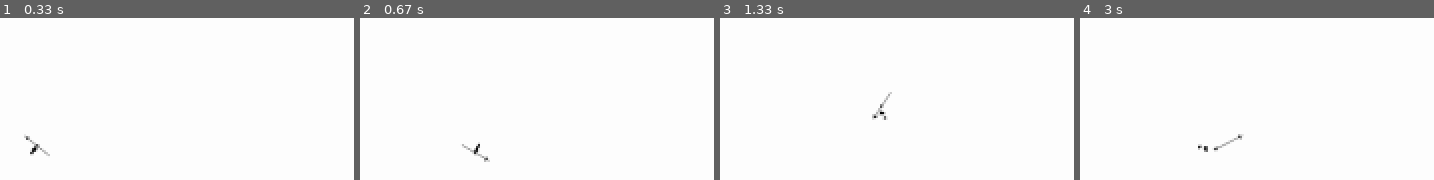
Above: before the commit, frames 1-4 (left to right).
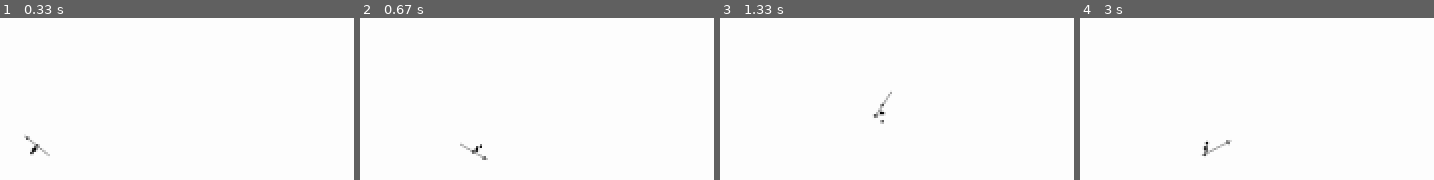
Above: after the commit, the same moments.

Repository: LeBoku/tds
Game: pygame game, started from tds/tds/tds.py
Two runs of this game, one before a commit and one after it. Both use one fixed random seed, a clock stepped at 60 frames per second and the inputs below.
Inputs (mouse positions are in pixels of both pictures, inside the frame that each line leads up to):
- Up to frame 1 (0.33 s): no input
- Up to frame 2 (0.67 s): hold D from 0.33 s (still down); move the mouse to (outside the picture) at 0.37 s
- Up to frame 3 (1.33 s): release D at 0.8 s; click (outside the picture) at 0.88 s; hold W from 1.17 s (still down); click (outside the picture) at 1.25 s
- Up to frame 4 (3 s): release W at 1.47 s; hold D 1.5-1.97 s; click (outside the picture) at 1.58 s; hold A 2-2.53 s; click (outside the picture) at 2.08 s; hold S 2.57-2.87 s; click (outside the picture) at 2.65 s; hold A from 2.9 s (still down); click (outside the picture) at 2.98 s

Frame 1 is identical in both runs. In frame 2, 0.1% of the frame differs, in the area x 28-37%, y 76-89%; in frame 3, 0.1%; in frame 4, 0.3%, in the area x 33-46%, y 71-86%.

Commit message:
created, registered and testdisplay of movement animation

Diff:
--- a/tds/tds/map/mapController.py
+++ b/tds/tds/map/mapController.py
@@ -11,6 +11,7 @@
 
 from store import moveSets
 import store.moveSets.spear
+import store.moveSets.character
 
 class MapController(Controller):
 	def __init__(self):
@@ -37,6 +38,7 @@
 		self.player.coord = Vector2(500, 400)
 
 		self.player.moveSetController.registerMove("attack_forward", moveSets.spear.forwardAttack())
+		self.player.moveSetController.registerMove("move", moveSets.character.move())
 
 		self.createSubEntity("leftHand", character.hand(), Vector2(-5, 0))
 		rightHand = self.createSubEntity("rightHand", character.hand(), Vector2(5, 0))
--- a/tds/tds/mapEntity/character/moveSetController.py
+++ b/tds/tds/mapEntity/character/moveSetController.py
@@ -24,5 +24,11 @@
 	def startMove(self, name):
 		self.moves[name].start()
 
+	def loopMove(self, name):
+		self.moves[name].startLoop()
+
+	def stopMove(self, name):
+		self.moves[name].stop()
+
 	def registerMove(self, name, move):
 		self.moves[name] = move
--- a/tds/tds/mapEntity/player/playerController.py
+++ b/tds/tds/mapEntity/player/playerController.py
@@ -33,6 +33,10 @@
 		def startAttack(event):
 			self.moveSetController.startMove("attack_forward")
 
+		@EventListener(pygame.locals.KEYDOWN)
+		def li(event):
+			self.moveSetController.loopMove("move")
+
 		@EventListener("KEY_IS_DOWN", key=pygame.locals.K_w)
 		def li(event):
 			movement = Vector2(0, -5)
--- a/tds/tds/store/moveSets/_move.py
+++ b/tds/tds/store/moveSets/_move.py
@@ -3,6 +3,7 @@
 		self.entities = entities
 		self.activeFrameNr = None
 		self.moveLength = 0
+		self.loop = False
 
 		for key, entity in self.entities.items():
 			lenght = len(entity.frames)
@@ -14,14 +15,23 @@
 
 	def start(self):
 		self.activeFrameNr = -1
+		self.loop = False
+
+	def startLoop(self):
+		self.activeFrameNr = -1
+		self.loop = True
+
+	def stop(self):
+		self.activeFrameNr = None
 
 	def moveOn(self):
 		if self.isActive:
 			if(self.activeFrameNr < self.moveLength):
 				self.activeFrameNr += 1
+			elif self.loop:
+				self.activeFrameNr = 0
 			else:
-				self.activeFrameNr = None
-
+				self.stop()
 
 	def getOffsetForEntity(self, entity):
 		if self.isActive:
--- /dev/null
+++ b/tds/tds/store/moveSets/character.py
@@ -0,0 +1,23 @@
+from ._entity import Entity
+from ._move import Move
+
+def move():
+	armSwing = 10
+	armSwingTime = 10
+
+	rightHand = Entity()
+	rightHand.animateTo((0, armSwing), armSwingTime)
+	rightHand.animateTo((0, -armSwing), armSwingTime*2)
+	rightHand.backToDefault(armSwingTime)
+
+	leftHand = Entity()
+	leftHand.animateTo((0, -armSwing), armSwingTime)
+	leftHand.animateTo((0, armSwing), armSwingTime*2)
+	leftHand.backToDefault(armSwingTime)
+
+	move = Move(
+		rightHand=rightHand,
+		leftHand=leftHand
+	)
+
+	return move
Not shown, changed: tds/tds/tds.pyproj
